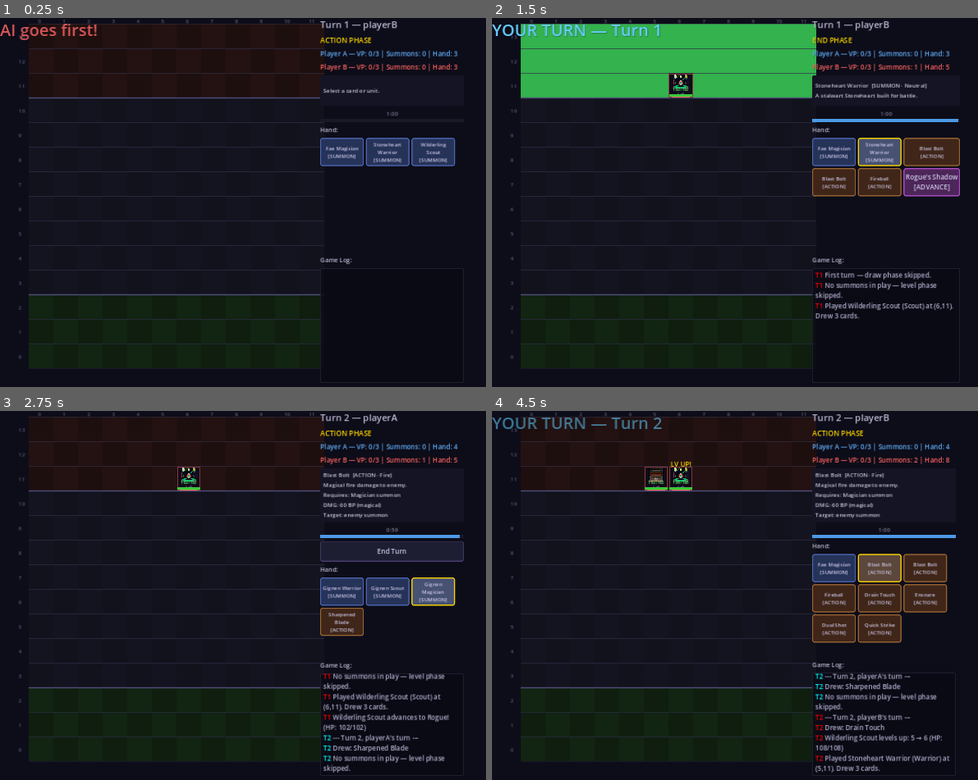
Above: before the commit, frames 1-4 (two rows, left to right).
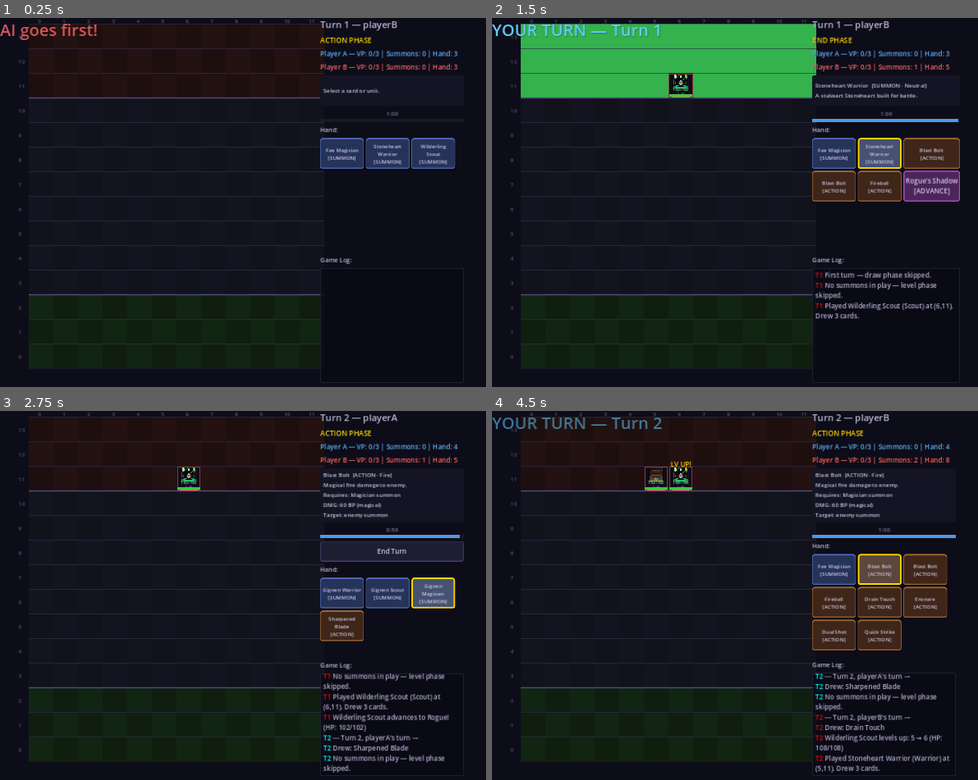
Above: after the commit, the same moments.

Repository: look-itsaxiom/summoners-grid
Game: Godot game, scene res://scenes/game.tscn
Same seed, same stepped clock (60 frames per second), same inputs: the game is played once before the commit and once after it. This scene is started directly instead of the project's main scene.
Inputs:
- Up to frame 1 (0.25 s): no input
- Up to frame 2 (1.5 s): click "Fae Magician [SUMMON]" at 0.5 s; click "Stoneheart Warrior [SUMMON]" at 1.25 s
- Up to frame 3 (2.75 s): click "Blast Bolt [ACTION]" at 2 s
- Up to frame 4 (4.5 s): click "End Turn" at 2.75 s; click "Fae Magician [SUMMON]" at 3.5 s; click "Blast Bolt [ACTION]" at 4.25 s

The runs differ from the first frame. In frame 1, 0.9% of the frame differs, in the area x 65-94%, y 32-41%; in frame 2, 2.3%; in frame 3, 1.3%; in frame 4, 2.9%, in the area x 65-94%, y 38-65%.

Commit message:
polish: hand cards with shadows, thicker borders, card-like styling
Hand cards now have:
- Drop shadow (2px offset, 30% opacity) for depth
- Thicker top border (3px) creating a color stripe effect
- Larger content margins for better text readability
- Selected cards get full gold border instead of just color change
- Slightly larger card size (85x60) for better touch targets

Moving from "colored buttons" toward "mini card" visual feel.

Co-Authored-By: Claude Opus 4.6 (1M context) <noreply@anthropic.com>

Diff:
--- a/godot/scripts/ui/game_screen.gd
+++ b/godot/scripts/ui/game_screen.gd
@@ -325,21 +325,26 @@
 			label_text += "\n[%s]" % ct.to_upper()
 
 		btn.text = label_text
-		btn.custom_minimum_size = Vector2(85, 55)
+		btn.custom_minimum_size = Vector2(85, 60)
 		btn.size_flags_horizontal = Control.SIZE_EXPAND_FILL
 		btn.add_theme_font_size_override("font_size", 10)
 		btn.clip_text = false
 		btn.autowrap_mode = TextServer.AUTOWRAP_WORD_SMART
 		btn.tooltip_text = card.get("description", card.get("name", ""))
 
-		# Color by type
+		# Color by type — card-like style with top color stripe
 		var style := StyleBoxFlat.new()
-		style.corner_radius_top_left = 4
-		style.corner_radius_top_right = 4
-		style.corner_radius_bottom_left = 4
-		style.corner_radius_bottom_right = 4
-		style.content_margin_left = 4
-		style.content_margin_right = 4
+		style.corner_radius_top_left = 5
+		style.corner_radius_top_right = 5
+		style.corner_radius_bottom_left = 3
+		style.corner_radius_bottom_right = 3
+		style.content_margin_left = 5
+		style.content_margin_right = 5
+		style.content_margin_top = 6
+		style.content_margin_bottom = 4
+		style.shadow_color = Color(0, 0, 0, 0.3)
+		style.shadow_size = 2
+		style.shadow_offset = Vector2(1, 2)
 
 		if ct == "summon":
 			style.bg_color = Color(0.15, 0.2, 0.35)
@@ -367,12 +372,16 @@
 			style.border_color = Color(0.5, 0.3, 0.6)
 
 		style.border_width_bottom = 2
-		style.border_width_top = 2
-		style.border_width_left = 2
-		style.border_width_right = 2
+		style.border_width_top = 3  # Thicker top = color stripe effect
+		style.border_width_left = 1
+		style.border_width_right = 1
 
 		if i == selected_card_index:
 			style.border_color = Color.GOLD
+			style.border_width_top = 3
+			style.border_width_bottom = 3
+			style.border_width_left = 3
+			style.border_width_right = 3
 			style.bg_color = style.bg_color.lightened(0.15)
 
 		btn.add_theme_stylebox_override("normal", style)
